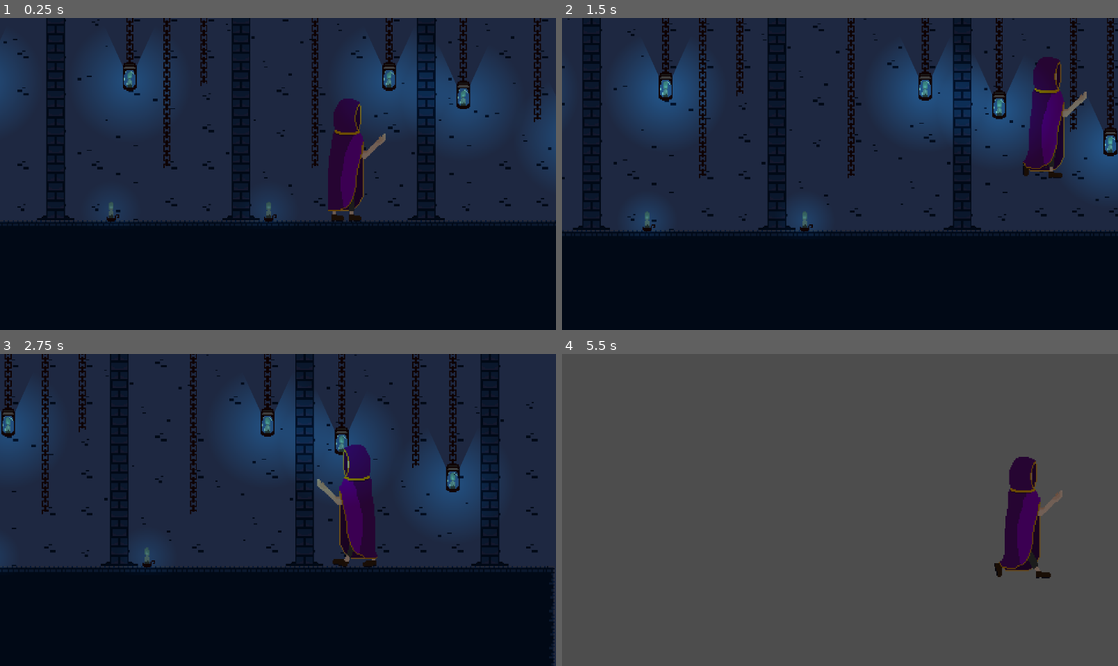
Above: before the commit, frames 1-4 (two rows, left to right).
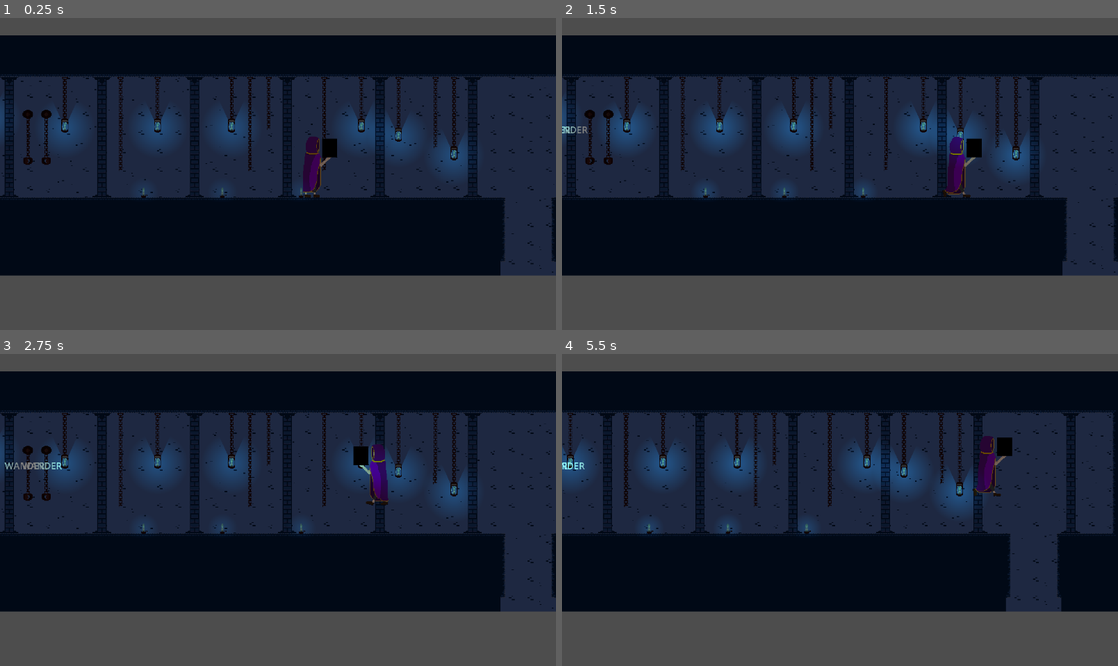
Above: after the commit, the same moments.

Repository: DevHatemAlDouh/hox-s-legacy
Game: Godot game, scene res://World/level1.tscn
Two runs of this game, one before a commit and one after it. Both use one fixed random seed, a clock stepped at 60 frames per second and the inputs below.
Inputs:
- Up to frame 1 (0.25 s): no input
- Up to frame 2 (1.5 s): tap Enter (ui_accept) at 0.5, 0.6 s; hold Space (jump, bound only after the commit) 0.53-1.28 s; hold D (right) from 0.53 s (still down); tap Space (jump, bound only after the commit) at 1.35 s
- Up to frame 3 (2.75 s): tap Space (jump, bound only after the commit) at 1.52, 1.82 s; tap Enter (ui_accept) at 1.55, 2.1 s; release D (right) at 2.03 s; hold A (left) from 2.03 s (still down); hold Space (jump, bound only after the commit) from 2.03 s (still down)
- Up to frame 4 (5.5 s): release A (left) at 2.78 s; release Space (jump, bound only after the commit) at 2.78 s; hold D (right) 2.78-4.28 s; tap Enter (ui_accept) at 2.85, 4.35, 5.1 s; tap Space (jump, bound only after the commit) at 3.02, 3.32, 4.52, 4.82 s; hold Space (jump, bound only after the commit) 3.53-4.28 s; hold A (left) 4.28-5.03 s; hold D (right) from 5.03 s (still down); hold Space (jump, bound only after the commit) from 5.03 s (still down)

The runs differ from the first frame. In frame 1, 57% of the frame differs, in the area x 0-100%, y 0-100%; in frame 2, 61%; in frame 3, 58%; in frame 4, 77%, in the area x 0-100%, y 5-83%.

Commit message:
holders
boss pleas holder
book pleas holder
handling player movement

Diff:
--- a/Components/hurtbox.gd
+++ b/Components/hurtbox.gd
@@ -1,4 +1,4 @@
-class_name HutrBox
+class_name HurtBox
 extends Area2D
 
 signal received_damage(damage: int)
--- a/Enemies/001/001.gd
+++ b/Enemies/001/001.gd
@@ -4,11 +4,13 @@
 
 @export var player: CharacterBody2D
 @export var SPEED: int = 50
-@export var CHASE_SPEED: int = 150
-@export var ACCELERATION: int = 300
+@export var CHASE_SPEED: int = 120
+@export var ACCELERATION: int = 200
 
 @onready var sprite: AnimatedSprite2D = $AnimatedSprite2D
-@onready var ray_cast: RayCast2D = $AnimatedSprite2D/RayCast2D
+@onready var PlayerDetector: RayCast2D = $AnimatedSprite2D/PlayerDetector
+@onready var DamegIndecater: CollisionShape2D = $AnimatedSprite2D/HitBox/CollisionShape2D
+@onready var GroundDetector: RayCast2D = $AnimatedSprite2D/Ground_detector/RayCast2D2
 @onready var timer = $Timer
 
 var gravity: float = 10000
@@ -18,25 +20,31 @@
 
 enum States{
 	WANDER,
-	CHASE
+	CHASE,
+	FROZEN
 }
 
 var currnt_state = States.WANDER
 
 func _ready() -> void:
-	left_bounds = self.position + Vector2(-500,0)
-	rigth_bounds = self.position + Vector2(500,0)
+	left_bounds = self.position + Vector2(-200,0)
+	rigth_bounds = self.position + Vector2(200,0)
 
 
 func _physics_process(delta: float) -> void:
+	if currnt_state == States.WANDER:
+		$Label.text = 'WANDER'
+	else :
+		$Label.text = 'CHASE'
 	handle_gravity(delta)
 	handle_movment(delta)
 	change_direction()
 	lock_for_player()
 
+
 func lock_for_player():
-	if ray_cast.is_colliding():
-		var collider = ray_cast.get_collider()
+	if PlayerDetector.is_colliding():
+		var collider = PlayerDetector.get_collider()
 		if collider == player:
 			chase_player()
 		elif currnt_state == States.CHASE:
@@ -55,33 +63,44 @@
 func handle_movment(delta: float) -> void:
 	if currnt_state == States.WANDER:
 		velocity = velocity.move_toward(direction * SPEED, ACCELERATION * delta)
-	else:
+	elif currnt_state == States.CHASE:
 		velocity = velocity.move_toward(direction * CHASE_SPEED, ACCELERATION * delta)
+	elif currnt_state == States.FROZEN:
+		velocity = Vector2.ZERO
 	move_and_slide()
 
 func change_direction() -> void:
 	if currnt_state == States.WANDER:
 		if sprite.flip_h:
-			if self.position.x <= left_bounds.x:
+			if self.position.x >= left_bounds.x:
 				direction = Vector2(-1,0)
 			else:
 				sprite.flip_h = false
-				ray_cast.target_position = Vector2(50,0)
+				PlayerDetector.target_position = Vector2(100,0)
+				DamegIndecater.position = Vector2(24,-51)
 		else:
 			if self.position.x <= rigth_bounds.x:
 				direction = Vector2(1,0)
 			else:
 				sprite.flip_h = true
-				ray_cast.target_position = Vector2(-50,0)
-	else:
+				PlayerDetector.target_position = Vector2(-100,0)
+				DamegIndecater.position = Vector2(-24,-51)
+	elif currnt_state == States.CHASE:
 		direction = (player.position - self.position).normalized()
 		direction = sign(direction)
-		if direction.x == 1:
-			sprite.flip_h = true
-			ray_cast.target_position = Vector2(50,0)
-		else:
-			sprite.flip_h = false
-			ray_cast.target_position = Vector2(-50,0)
+		if GroundDetector.is_colliding():
+			if direction.x == 1:
+				sprite.flip_h = false
+				PlayerDetector.target_position = Vector2(100,0)
+				DamegIndecater.position = Vector2(24,-51)
+			else:
+				sprite.flip_h = true
+				PlayerDetector.target_position = Vector2(-100,0)
+				DamegIndecater.position = Vector2(-24,-51)
+		else :
+			currnt_state = States.FROZEN
+	elif currnt_state == States.FROZEN:
+		currnt_state = States.WANDER
 
 func handle_gravity(delta: float) -> void:
 	if not is_on_floor():
--- a/Enemies/001/001.tscn
+++ b/Enemies/001/001.tscn
@@ -1,13 +1,11 @@
-[gd_scene load_steps=11 format=3 uid="uid://boan55xogjeoj"]
+[gd_scene load_steps=10 format=3 uid="uid://boan55xogjeoj"]
 
-[ext_resource type="Script" path="res://Enemies/001/001.gd" id="1_15y8m"]
-[ext_resource type="Texture2D" uid="uid://bxiy4uubjoqff" path="res://Enemies/001/Drow/001Idel.png" id="2_71dxe"]
-[ext_resource type="Script" path="res://Components/health.gd" id="2_ttk1f"]
-[ext_resource type="Script" path="res://Components/hitbox.gd" id="4_q7co2"]
-[ext_resource type="Script" path="res://Components/hurtbox.gd" id="5_8e7xt"]
+[ext_resource type="Script" uid="uid://bid8c0nhoouan" path="res://Enemies/001/001.gd" id="1_15y8m"]
+[ext_resource type="Script" uid="uid://tscn7y28rhmh" path="res://Components/health.gd" id="2_ttk1f"]
+[ext_resource type="Script" uid="uid://o0og1idrbini" path="res://Components/hitbox.gd" id="4_q7co2"]
+[ext_resource type="Script" uid="uid://dt2xrxrn812gc" path="res://Components/hurtbox.gd" id="5_8e7xt"]
 
 [sub_resource type="AtlasTexture" id="AtlasTexture_u4lxl"]
-atlas = ExtResource("2_71dxe")
 region = Rect2(0, 0, 128, 128)
 
 [sub_resource type="SpriteFrames" id="SpriteFrames_eqh5r"]
@@ -32,7 +30,6 @@
 
 [node name="001" type="CharacterBody2D"]
 collision_layer = 2
-collision_mask = 3
 script = ExtResource("1_15y8m")
 
 [node name="Health" type="Node" parent="."]
@@ -55,19 +52,25 @@
 shape = SubResource("RectangleShape2D_rdj47")
 debug_color = Color(1, 1, 1, 0.42)
 
-[node name="HutrBox" type="Area2D" parent="AnimatedSprite2D" node_paths=PackedStringArray("health")]
+[node name="HurtBox" type="Area2D" parent="AnimatedSprite2D" node_paths=PackedStringArray("health")]
 collision_layer = 0
 collision_mask = 14
 script = ExtResource("5_8e7xt")
 health = NodePath("../../Health")
 
-[node name="CollisionShape2D" type="CollisionShape2D" parent="AnimatedSprite2D/HutrBox"]
+[node name="CollisionShape2D" type="CollisionShape2D" parent="AnimatedSprite2D/HurtBox"]
 position = Vector2(0, 13)
 shape = SubResource("RectangleShape2D_0wihi")
 debug_color = Color(1, 0, 0, 0.419608)
 
-[node name="RayCast2D" type="RayCast2D" parent="AnimatedSprite2D"]
-target_position = Vector2(50, 0)
+[node name="PlayerDetector" type="RayCast2D" parent="AnimatedSprite2D"]
+target_position = Vector2(100, 0)
+
+[node name="Ground_detector" type="Node2D" parent="AnimatedSprite2D"]
+
+[node name="RayCast2D2" type="RayCast2D" parent="AnimatedSprite2D/Ground_detector"]
+position = Vector2(0, 64)
+target_position = Vector2(0, 10)
 
 [node name="CollisionShape2D" type="CollisionShape2D" parent="."]
 position = Vector2(0, -51)
@@ -75,6 +78,13 @@
 
 [node name="Timer" type="Timer" parent="."]
 wait_time = 10.0
+one_shot = true
+
+[node name="Label" type="Label" parent="."]
+offset_left = -24.0
+offset_top = -128.0
+offset_right = 24.0
+offset_bottom = -104.0
 
 [connection signal="health_depleted" from="Health" to="." method="_on_health_health_depleted"]
 [connection signal="timeout" from="Timer" to="." method="_on_timer_timeout"]
--- /dev/null
+++ b/Player/Book/book.tscn
@@ -0,0 +1,19 @@
+[gd_scene load_steps=3 format=3 uid="uid://cke5s2dkmdu0v"]
+
+[ext_resource type="Texture2D" uid="uid://vxjciajyv0mv" path="res://Player/Book/Assists/Book.png" id="1_udmpu"]
+
+[sub_resource type="SpriteFrames" id="SpriteFrames_ciqj5"]
+animations = [{
+"frames": [{
+"duration": 1.0,
+"texture": ExtResource("1_udmpu")
+}],
+"loop": true,
+"name": &"default",
+"speed": 5.0
+}]
+
+[node name="Book" type="Node2D"]
+
+[node name="AnimatedSprite2D" type="AnimatedSprite2D" parent="."]
+sprite_frames = SubResource("SpriteFrames_ciqj5")
--- a/Player/player.gd
+++ b/Player/player.gd
@@ -2,64 +2,137 @@
 
 
 const SPEED = 150.0
-const JUMP_VELOCITY = -400.0
+const JUMP_VELOCITY_HIGH = -200.0
+const JUMP_VELOCITY_LOW = -100.0
+
+@export var BOOK : Node2D
 @export var Player_Assist: AnimatedSprite2D
 @export var animations: AnimationTree
 @export var Footsteps_VFX :AudioStreamPlayer2D
+@export var Ground_detector : RayCast2D
+var gravity = ProjectSettings.get_setting("physics/2d/default_gravity")
+var delta_time: float = 0.0
+
+# jump
+var HOLD_THRESHOLD = 0.3
+var press_time = 0.0
+var jump_height = JUMP_VELOCITY_LOW
+var is_holding = false
+var is_jumping = false
+
 var CombatMode = false
-var death = false
+var targeted_enemy
+var enemy_distance = 0
+var all_enemys_can_by_targeted = []
+
+
+enum Player_States{
+	IDEL,
+	WALKS,
+	JUMPS,
+	FOLLING,
+	DEATH
+}
+
+var currnt_state = Player_States.IDEL
+
 
 
 func Update_Animation_Parameters():
-	if death:
+	if currnt_state == Player_States.DEATH:
 		animations["parameters/conditions/Is_Moving"] = false
 		animations["parameters/conditions/Idel"] = false
 		animations["parameters/conditions/Death"] = true
 	else:
-		if velocity.x == 0:
-			animations["parameters/conditions/Idel"] = true
-			animations["parameters/conditions/Is_Moving"] = false
+		if !Ground_detector.is_colliding():
+			if velocity.x == 0:
+				currnt_state = Player_States.IDEL
+				animations["parameters/conditions/Idel"] = true
+				animations["parameters/conditions/Is_Moving"] = false
+			if velocity.x != 0:
+				currnt_state = Player_States.WALKS
+				animations["parameters/conditions/Idel"] = false
+				animations["parameters/conditions/Is_Moving"] = true
 		else:
 			animations["parameters/conditions/Idel"] = false
-			animations["parameters/conditions/Is_Moving"] = true
+			animations["parameters/conditions/Is_Moving"] = false
 
+func handle_gravity(delta: float) -> void:
+	velocity.y += gravity * delta
 
-func _physics_process(delta: float) -> void:
-	Update_Animation_Parameters()
-	# Add the gravity.
-	if not is_on_floor():
-		velocity += get_gravity() * delta
+func handle_book_placement(placement:bool):
+	if placement:
+		BOOK.position = Vector2(-33,-86)
+	else :
+		BOOK.position = Vector2(33,-86)
 
-
-	# Handle jump.
-	if Input.is_action_just_pressed("ui_accept") and is_on_floor() && !death:
-		velocity.y = JUMP_VELOCITY
-
-	# Get the input direction and handle the movement/deceleration.
-	# As good practice, you should replace UI actions with custom gameplay actions.
-	var direction := Input.get_axis("left", "right")
-	if direction && !death:
-		#loking at laft or right
-		if direction > 0:
-			Player_Assist.flip_h = false
-		else:
-			Player_Assist.flip_h = true
+func handle_movement(direction: float) -> void:
+	if direction != 0 and currnt_state != Player_States.DEATH:
+		Player_Assist.flip_h = direction < 0
+		handle_book_placement(direction < 0)
 		velocity.x = direction * SPEED
+		#Footsteps_VFX.play()
 	else:
 		velocity.x = move_toward(velocity.x, 0, SPEED)
 
+func handle_normal_jumping() -> void:
+	velocity.y = JUMP_VELOCITY_LOW
+	press_time = 0.0
+	is_holding = true
+	is_jumping = true
+
+func handle_hold_jumping(delta: float) -> void:
+	press_time += delta
+	if press_time < HOLD_THRESHOLD:
+		velocity.y = lerp(JUMP_VELOCITY_LOW, JUMP_VELOCITY_HIGH, press_time/HOLD_THRESHOLD)
+	else:
+		velocity.y = JUMP_VELOCITY_HIGH
+		is_holding = false
+		is_jumping = false
+
+func _physics_process(delta: float) -> void:
+	delta_time = delta
+	Update_Animation_Parameters()
+
+	CombatMode = all_enemys_can_by_targeted.size() > 0
+	#print(CombatMode)
+	if CombatMode:
+		for enemy in all_enemys_can_by_targeted:
+			var enemy_pos = enemy.position
+			var distance = enemy_pos.distance_to(self.position)
+			if enemy_distance > 0:
+				if enemy_distance > distance:
+					enemy_distance = distance
+			else :
+				enemy_distance = distance
+	else :
+		enemy_distance = 0
+	print(enemy_distance)
+	# Add the gravity.
+	if not is_on_floor():
+		handle_gravity(delta)
+
+	# jump handler
+	if currnt_state != Player_States.DEATH:
+		if Input.is_action_just_pressed("jump") and is_on_floor():
+			handle_normal_jumping()
+		elif Input.is_action_pressed("jump") and is_holding and is_jumping:
+			handle_hold_jumping(delta_time)
+		elif Input.is_action_just_released("jump"):
+			is_holding = false
+	# Handle movement
+	var direction := Input.get_axis("left", "right")
+	handle_movement(direction)
+
 	move_and_slide()
 
-
 func _on_health_health_depleted() -> void:
-	death = true
-
+	currnt_state = Player_States.DEATH
 
 func _on_enemyditction_area_entered(area: Area2D) -> void:
 	if area is HitBox:
-		CombatMode = true
-
+		all_enemys_can_by_targeted.append(area)
 
 func _on_enemyditction_area_exited(area: Area2D) -> void:
 	if area is HitBox:
-		CombatMode = false
+		all_enemys_can_by_targeted.erase(area)
--- a/Player/player.tscn
+++ b/Player/player.tscn
@@ -1,13 +1,14 @@
-[gd_scene load_steps=47 format=3 uid="uid://bl56j3otjru8u"]
-
-[ext_resource type="Script" path="res://Player/player.gd" id="1_yhfnr"]
+[gd_scene load_steps=48 format=3 uid="uid://bl56j3otjru8u"]
+
+[ext_resource type="Script" uid="uid://v8gltyylxq2m" path="res://Player/player.gd" id="1_yhfnr"]
 [ext_resource type="Texture2D" uid="uid://30pma2vjdgen" path="res://Player/Assists/Ready3.0.png" id="3_5joss"]
 [ext_resource type="Texture2D" uid="uid://d0cxethkxkulp" path="res://Player/Assists/Ready_idel3.0.png" id="4_gk1hx"]
 [ext_resource type="Texture2D" uid="uid://pq8edpunb1w8" path="res://Player/Assists/Ready_walk4.0.png" id="5_eao42"]
 [ext_resource type="Texture2D" uid="uid://cw2dw4nd34xpu" path="res://Player/Assists/Death4.0.png" id="7_7bo0c"]
 [ext_resource type="AudioStream" uid="uid://c6s7nvcaic02i" path="res://Player/VFX's/Footsteps.mp3" id="7_fk0ue"]
-[ext_resource type="Script" path="res://Components/health.gd" id="9_8myxi"]
-[ext_resource type="Script" path="res://Components/hurtbox.gd" id="9_28kmr"]
+[ext_resource type="PackedScene" uid="uid://cke5s2dkmdu0v" path="res://Player/Book/book.tscn" id="9_00tjw"]
+[ext_resource type="Script" uid="uid://tscn7y28rhmh" path="res://Components/health.gd" id="9_8myxi"]
+[ext_resource type="Script" uid="uid://dt2xrxrn812gc" path="res://Components/hurtbox.gd" id="9_28kmr"]
 
 [sub_resource type="Animation" id="Animation_3m12v"]
 resource_name = "Death"
@@ -154,11 +155,11 @@
 
 [sub_resource type="AnimationLibrary" id="AnimationLibrary_tnnkx"]
 _data = {
-"Death": SubResource("Animation_3m12v"),
-"Idel": SubResource("Animation_qhtfr"),
-"RESET": SubResource("Animation_ketm8"),
-"Ready": SubResource("Animation_kbsyy"),
-"Walk": SubResource("Animation_xxy5d")
+&"Death": SubResource("Animation_3m12v"),
+&"Idel": SubResource("Animation_qhtfr"),
+&"RESET": SubResource("Animation_ketm8"),
+&"Ready": SubResource("Animation_kbsyy"),
+&"Walk": SubResource("Animation_xxy5d")
 }
 
 [sub_resource type="CapsuleShape2D" id="CapsuleShape2D_n3knk"]
@@ -372,11 +373,14 @@
 [sub_resource type="CircleShape2D" id="CircleShape2D_l44yb"]
 radius = 300.0
 
-[node name="Player" type="CharacterBody2D" node_paths=PackedStringArray("Player_Assist", "animations") groups=["player"]]
+[node name="Player" type="CharacterBody2D" node_paths=PackedStringArray("BOOK", "Player_Assist", "animations", "Footsteps_VFX", "Ground_detector") groups=["player"]]
 collision_mask = 3
 script = ExtResource("1_yhfnr")
+BOOK = NodePath("Book")
 Player_Assist = NodePath("AnimatedSprite2D")
 animations = NodePath("AnimationTree")
+Footsteps_VFX = NodePath("Footsteps")
+Ground_detector = NodePath("Ground_detector")
 
 [node name="Health" type="Node" parent="."]
 script = ExtResource("9_8myxi")
@@ -384,7 +388,7 @@
 
 [node name="AnimationPlayer" type="AnimationPlayer" parent="."]
 libraries = {
-"": SubResource("AnimationLibrary_tnnkx")
+&"": SubResource("AnimationLibrary_tnnkx")
 }
 
 [node name="World_Collision" type="CollisionShape2D" parent="."]
@@ -407,12 +411,12 @@
 stream = ExtResource("7_fk0ue")
 bus = &"VFX"
 
-[node name="HutrBox" type="Area2D" parent="." node_paths=PackedStringArray("health")]
+[node name="HurtBox" type="Area2D" parent="." node_paths=PackedStringArray("health")]
 collision_layer = 0
 script = ExtResource("9_28kmr")
 health = NodePath("../Health")
 
-[node name="CollisionShape2D" type="CollisionShape2D" parent="HutrBox"]
+[node name="CollisionShape2D" type="CollisionShape2D" parent="HurtBox"]
 position = Vector2(0, -61)
 shape = SubResource("RectangleShape2D_qcg84")
 debug_color = Color(1, 0, 0, 0.419608)
@@ -422,6 +426,15 @@
 [node name="CollisionShape2D" type="CollisionShape2D" parent="enemyditction"]
 shape = SubResource("CircleShape2D_l44yb")
 
+[node name="can_jump" type="Timer" parent="."]
+wait_time = 0.2
+
+[node name="Ground_detector" type="RayCast2D" parent="."]
+target_position = Vector2(0, 10)
+
+[node name="Book" parent="." instance=ExtResource("9_00tjw")]
+position = Vector2(33, -86)
+
 [connection signal="health_depleted" from="Health" to="." method="_on_health_health_depleted"]
 [connection signal="area_entered" from="enemyditction" to="." method="_on_enemyditction_area_entered"]
 [connection signal="area_exited" from="enemyditction" to="." method="_on_enemyditction_area_exited"]
--- a/World/chain.tscn
+++ b/World/chain.tscn
@@ -22,7 +22,7 @@
 
 [sub_resource type="AnimationLibrary" id="AnimationLibrary_inebt"]
 _data = {
-"RESET": SubResource("Animation_6uylx")
+&"RESET": SubResource("Animation_6uylx")
 }
 
 [sub_resource type="RectangleShape2D" id="RectangleShape2D_ykwia"]
--- a/World/lantern_1.tscn
+++ b/World/lantern_1.tscn
@@ -45,7 +45,7 @@
 
 [sub_resource type="AnimationLibrary" id="AnimationLibrary_8rsep"]
 _data = {
-"RESET": SubResource("Animation_nqdoi")
+&"RESET": SubResource("Animation_nqdoi")
 }
 
 [node name="Lantern1" type="Node2D"]
--- a/World/lantern_2.tscn
+++ b/World/lantern_2.tscn
@@ -49,7 +49,7 @@
 
 [sub_resource type="AnimationLibrary" id="AnimationLibrary_8rsep"]
 _data = {
-"RESET": SubResource("Animation_nqdoi")
+&"RESET": SubResource("Animation_nqdoi")
 }
 
 [node name="Lantern2" type="Node2D"]
--- a/World/level1.tscn
+++ b/World/level1.tscn
@@ -319,6 +319,9 @@
 sources/1 = SubResource("TileSetAtlasSource_w0kjx")
 sources/2 = SubResource("TileSetAtlasSource_q60qv")
 
+[sub_resource type="RectangleShape2D" id="RectangleShape2D_x7j30"]
+size = Vector2(416, 130)
+
 [node name="Level1" type="Node2D"]
 
 [node name="DirectionalLight2D" type="DirectionalLight2D" parent="."]
@@ -404,14 +407,12 @@
 [node name="Chain5" parent="Chains" instance=ExtResource("6_wpdr7")]
 position = Vector2(880, -120)
 
-[node name="001" parent="." instance=ExtResource("7_nf8w6")]
-position = Vector2(16, -24)
-
 [node name="Player" parent="." instance=ExtResource("7_jiso0")]
-position = Vector2(712, -16)
+position = Vector2(664, -16)
 
 [node name="Camera2D2" type="Camera2D" parent="Player"]
 position = Vector2(-56, -32)
+zoom = Vector2(0.5, 0.5)
 limit_left = -250
 limit_right = 1200
 position_smoothing_speed = 4.0
@@ -420,3 +421,16 @@
 drag_left_margin = 0.5
 drag_top_margin = 0.5
 drag_right_margin = 0.5
+
+[node name="001" parent="." node_paths=PackedStringArray("player") instance=ExtResource("7_nf8w6")]
+position = Vector2(30, -8)
+platform_floor_layers = 4294967293
+player = NodePath("../Player")
+
+[node name="002" parent="." node_paths=PackedStringArray("player") instance=ExtResource("7_nf8w6")]
+position = Vector2(60, -16)
+player = NodePath("../Player")
+
+[node name="CollisionShape2D" type="CollisionShape2D" parent="."]
+position = Vector2(32, -56)
+shape = SubResource("RectangleShape2D_x7j30")
--- a/project.godot
+++ b/project.godot
@@ -12,7 +12,7 @@
 
 config/name="Hox's Legacy"
 run/main_scene="res://World/level1.tscn"
-config/features=PackedStringArray("4.3", "Mobile")
+config/features=PackedStringArray("4.4", "Mobile")
 config/icon="res://icon.svg"
 
 [display]
@@ -49,6 +49,11 @@
 "events": [Object(InputEventMouseButton,"resource_local_to_scene":false,"resource_name":"","device":-1,"window_id":0,"a …(259 unchanged characters)…
 ]
 }
+jump={
+"deadzone": 0.2,
+"events": [Object(InputEventKey,"resource_local_to_scene":false,"resource_name":"","device":-1,"window_id":0,"alt_pressed":false,"shift_pressed":false,"ctrl_pressed":false,"meta_pressed":false,"pressed":false,"keycode":0,"physical_keycode":32,"key_label":0,"unicode":32,"location":0,"echo":false,"script":null)
+]
+}
 
 [rendering]
 
Not shown, added: Components/health.gd.uid
Not shown, added: Components/hitbox.gd.uid
Not shown, added: Components/hurtbox.gd.uid
Not shown, added: Enemies/001/001.gd.uid
Binary file removed: Enemies/001/Drow/001Idel.png
Not shown: 1 places in Engie/HP.tscn that only renumber resources
Not shown: 1 places in Engie/HitBox.tscn that only renumber resources
Not shown, added: Engie/hit_box.gd.uid
Not shown, added: Engie/hp.gd.uid
Binary file added: Player/Book/Assists/Book.png
Not shown, changed: Player/Book/Assists/Book.png.import
Renamed: Player/Drow/old/Ready2.0.png.import -> Player/Draw/old/Ready2.0.png.import
(and 54 more such lines)
